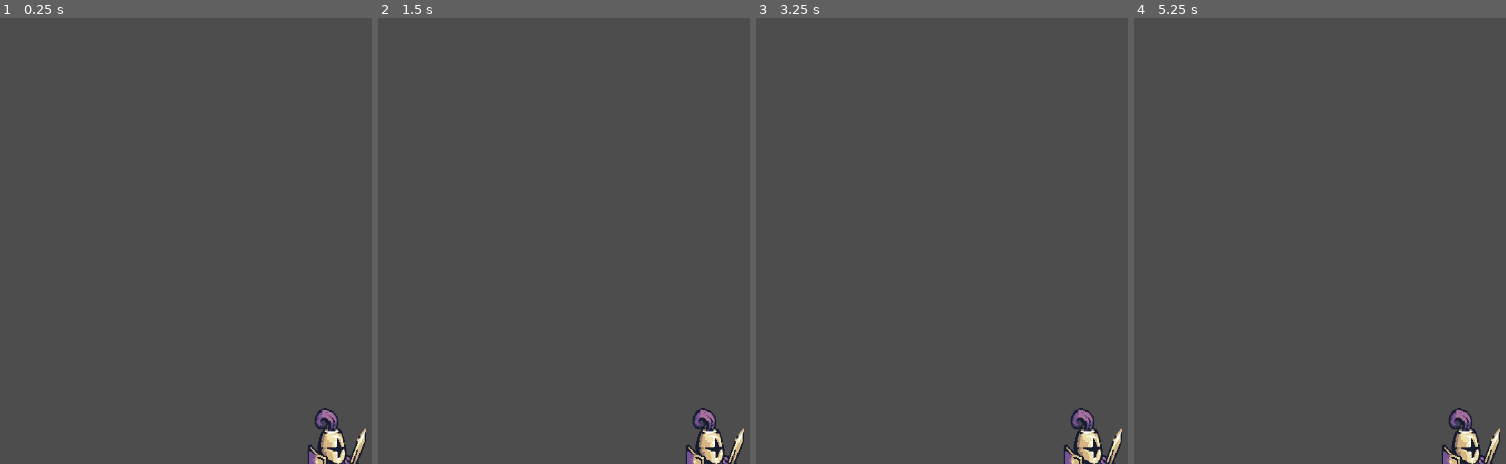
Above: before the commit, frames 1-4 (left to right).
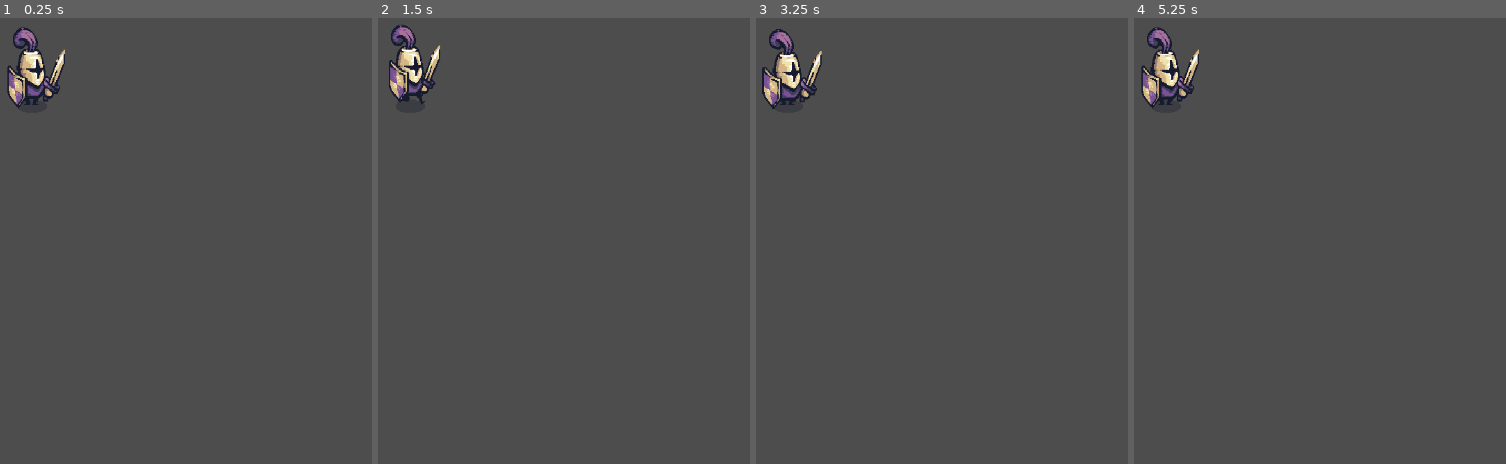
Above: after the commit, the same moments.

Repository: pisi774/Platform-Industrial
Game: Godot game, scene res://node_2d.tscn
Same seed, same stepped clock (60 frames per second), same inputs: the game is played once before the commit and once after it.
Inputs:
- Up to frame 1 (0.25 s): no input
- Up to frame 2 (1.5 s): tap Enter (ui_accept) at 0.5, 0.6, 0.77, 1.07, 1.35 s
- Up to frame 3 (3.25 s): tap Enter (ui_accept) at 1.52, 1.82, 2.1, 2.85, 3.02 s
- Up to frame 4 (5.25 s): tap Enter (ui_accept) at 3.32, 3.6, 3.77, 4.07, 4.35, 4.52, 4.82, 5.1 s

The runs differ from the first frame. In frame 1, 2.5% of the frame differs, in the area x 1-99%, y 2-100%; in frame 2, 2.4%; in frame 3, 2.5%; in frame 4, 2.5%.

Commit message:
Criação de animação ao personagem
Criação de animação ao personagem

Diff:
--- a/medieval-warrior/node_2d.tscn
+++ b/medieval-warrior/node_2d.tscn
@@ -1,13 +1,8 @@
 [gd_scene load_steps=2 format=3 uid="uid://7w6q5n85wn6p"]
 
-[ext_resource type="Texture2D" uid="uid://b4d1ebbw1t4ou" path="res://addons/Tiny Swords (Update 010)/Factions/Knights/Troops/Warrior/Purple/Warrior_Purple.png" id="1_wtcfe"]
+[ext_resource type="PackedScene" uid="uid://cv8aq7viu4sn" path="res://player/player.tscn" id="1_wtcfe"]
 
 [node name="Node2D" type="Node2D"]
 
-[node name="WarriorPurple" type="Sprite2D" parent="."]
-position = Vector2(545.792, 632.375)
-scale = Vector2(1.07509, 1.35807)
-texture = ExtResource("1_wtcfe")
-hframes = 6
-vframes = 8
-frame = 4
+[node name="Player" parent="." instance=ExtResource("1_wtcfe")]
+position = Vector2(112, 125)
--- /dev/null
+++ b/medieval-warrior/player/player.gd
@@ -0,0 +1,14 @@
+extends CharacterBody2D
+
+@onready var animation_player: AnimationPlayer = $AnimationPlayer
+
+var is_running: bool = false
+
+func _process(delta: float) -> void:
+	if Input.is_action_just_pressed("ui_accept"):
+		if is_running:
+			animation_player.play("idle")
+			is_running = false
+		else:
+			animation_player.play("run")
+			is_running = true
--- /dev/null
+++ b/medieval-warrior/player/player.tscn
@@ -0,0 +1,87 @@
+[gd_scene load_steps=8 format=3 uid="uid://cv8aq7viu4sn"]
+
+[ext_resource type="Texture2D" uid="uid://b4d1ebbw1t4ou" path="res://addons/Tiny Swords (Update 010)/Factions/Knights/Troops/Warrior/Purple/Warrior_Purple.png" id="1_oul6g"]
+[ext_resource type="Script" uid="uid://3qjlx4pimwyf" path="res://player/player.gd" id="1_rkbax"]
+
+[sub_resource type="CapsuleShape2D" id="CapsuleShape2D_rkbax"]
+radius = 21.0
+height = 88.0
+
+[sub_resource type="Animation" id="Animation_oul6g"]
+resource_name = "idle"
+length = 0.6
+loop_mode = 1
+step = 0.1
+tracks/0/type = "value"
+tracks/0/imported = false
+tracks/0/enabled = true
+tracks/0/path = NodePath("Sprite:frame_coords")
+tracks/0/interp = 1
+tracks/0/loop_wrap = true
+tracks/0/keys = {
+"times": PackedFloat32Array(0, 0.1, 0.2, 0.3, 0.4, 0.5, 0.6),
+"transitions": PackedFloat32Array(1, 1, 1, 1, 1, 1, 1),
+"update": 1,
+"values": [Vector2i(0, 0), Vector2i(1, 0), Vector2i(2, 0), Vector2i(3, 0), Vector2i(4, 0), Vector2i(5, 0), Vector2i(0, 1)]
+}
+
+[sub_resource type="Animation" id="Animation_rkbax"]
+length = 0.001
+tracks/0/type = "value"
+tracks/0/imported = false
+tracks/0/enabled = true
+tracks/0/path = NodePath("Sprite:frame_coords")
+tracks/0/interp = 1
+tracks/0/loop_wrap = true
+tracks/0/keys = {
+"times": PackedFloat32Array(0),
+"transitions": PackedFloat32Array(1),
+"update": 1,
+"values": [Vector2i(0, 0)]
+}
+
+[sub_resource type="Animation" id="Animation_g1dw6"]
+resource_name = "run"
+length = 0.6
+loop_mode = 1
+step = 0.1
+tracks/0/type = "value"
+tracks/0/imported = false
+tracks/0/enabled = true
+tracks/0/path = NodePath("Sprite:frame_coords")
+tracks/0/interp = 1
+tracks/0/loop_wrap = true
+tracks/0/keys = {
+"times": PackedFloat32Array(0, 0.1, 0.2, 0.3, 0.4, 0.5),
+"transitions": PackedFloat32Array(1, 1, 1, 1, 1, 1),
+"update": 1,
+"values": [Vector2i(0, 1), Vector2i(1, 1), Vector2i(2, 1), Vector2i(3, 1), Vector2i(4, 1), Vector2i(5, 1)]
+}
+
+[sub_resource type="AnimationLibrary" id="AnimationLibrary_g1dw6"]
+_data = {
+&"RESET": SubResource("Animation_rkbax"),
+&"idle": SubResource("Animation_oul6g"),
+&"run": SubResource("Animation_g1dw6")
+}
+
+[node name="Player" type="CharacterBody2D"]
+position = Vector2(113, 138)
+script = ExtResource("1_rkbax")
+
+[node name="Sprite" type="Sprite2D" parent="."]
+position = Vector2(0, -38)
+scale = Vector2(1.07509, 1.35807)
+texture = ExtResource("1_oul6g")
+hframes = 6
+vframes = 8
+
+[node name="CollisionShape2D" type="CollisionShape2D" parent="."]
+position = Vector2(-1, -36)
+shape = SubResource("CapsuleShape2D_rkbax")
+debug_color = Color(0, 0.595, 0.7, 0.137255)
+
+[node name="AnimationPlayer" type="AnimationPlayer" parent="."]
+libraries = {
+&"": SubResource("AnimationLibrary_g1dw6")
+}
Not shown, added: medieval-warrior/player/player.gd.uid
